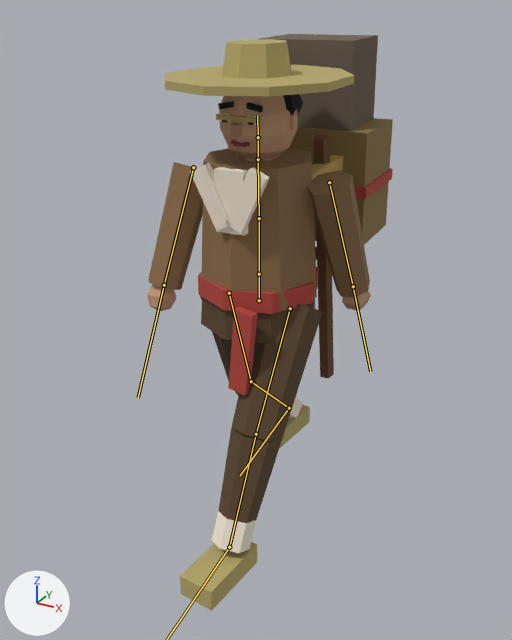
The glTF model unity/Assets/Resources/Models/Npc/npc_N110a.glb as it was, and as the next commit left it.
Camera for both pictures: a 50 mm lens placed at (1.12, -2.06, 1.9), pointed at (-0.02, 0.01, 0.87). The axes (+X, +Y, +Z) are drawn at lower left. The lights are the same throughout. The picture after the commit comes second. Both versions are drawn at frame 15 of the action 'Walk'; the numbers are the values there. The bones that change, and the others that lie on the model, are drawn over the model as lines.

The first picture shows 'npc_N110a_part0', 'npc_N110a_part1', 'npc_N110a_part11', 'npc_N110a_part12', 'npc_N110a_part13', 'npc_N110a_part14', 'npc_N110a_part15', 'npc_N110a_part2', 'npc_N110a_part3', 'npc_N110a_part4', 'npc_N110a_part5', 'npc_N110a_part6', 'npc_N110a_part7', 'npc_N110a_part8', 'npc_N110a_part9'.
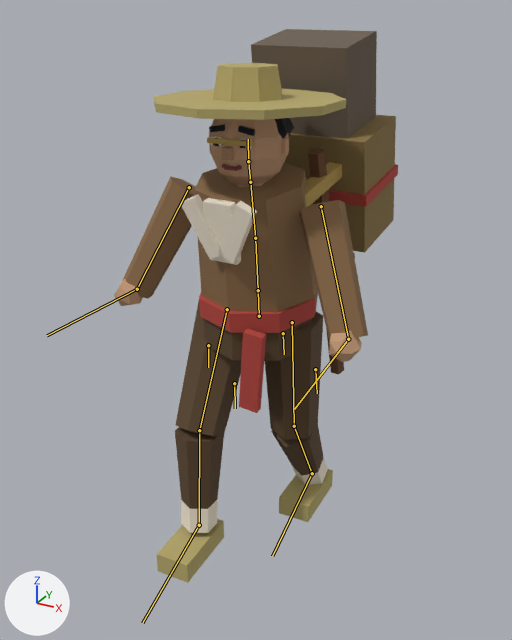
Boxes [x1, y1, x2, y2] around the edits, measured in the pictures (512 x 640 px):
'npc_N110a_part4', posed (11% wider, 9% taller)
    before: [148, 147, 370, 311]
    after: [122, 162, 368, 341]
'npc_N110a_part0', posed (21% wider, 8% shorter)
    before: [200, 296, 323, 523]
    after: [175, 301, 324, 509]
'npc_N110a_part11', posed
    before: [165, 39, 354, 97]
    after: [154, 63, 346, 120]
'npc_N110a_part15', posed (7% wider, 13% taller)
    before: [260, 34, 378, 131]
    after: [251, 29, 377, 139]
'npc_N110a_part1', posed (32% wider, 10% shorter)
    before: [190, 113, 302, 553]
    after: [180, 136, 328, 533]
'npc_N110a_part3', posed (10% taller)
    before: [198, 168, 393, 395]
    after: [199, 164, 398, 413]
'npc_N110a_part5', posed (10% wider, 12% taller)
    before: [147, 95, 371, 311]
    after: [114, 119, 361, 362]
'npc_N110a_part14', posed (8% wider, 9% taller)
    before: [290, 118, 393, 245]
    after: [285, 115, 396, 253]
'npc_N110a_part2', posed (35% wider, 44% shorter)
    before: [180, 405, 310, 611]
    after: [157, 469, 333, 583]
'npc_N110a_part13', posed
    before: [314, 134, 334, 378]
    after: [308, 147, 355, 375]
'npc_N110a_part12', posed (6% wider)
    before: [216, 114, 343, 180]
    after: [207, 137, 342, 207]
'npc_N110a_part7', posed
    before: [218, 94, 303, 115]
    after: [209, 118, 294, 138]
'npc_N110a_part8', posed (8% narrower, 7% taller)
    before: [230, 123, 242, 137]
    after: [222, 146, 233, 161]
'npc_N110a_part6', posed
    before: [222, 117, 254, 125]
    after: [213, 138, 246, 148]
bone 'Hips', root to tip
    before: (259, 300) to (259, 274)
    after: (259, 316) to (258, 290)
bone 'Spine', root to tip
    before: (259, 274) to (259, 218)
    after: (258, 290) to (255, 238)
bone 'Chest', root to tip
    before: (259, 218) to (258, 159)
    after: (255, 238) to (250, 182)
bone 'Head', root to tip
    before: (258, 137) to (257, 115)
    after: (248, 161) to (248, 139)
bone 'UpperArm.L', root to tip
    before: (329, 182) to (353, 286)
    after: (321, 206) to (348, 339)
bone 'Hand.L', root to tip
    before: (353, 286) to (370, 371)
    after: (348, 339) to (294, 409)
bone 'UpperArm.R', root to tip
    before: (193, 167) to (164, 285)
    after: (189, 187) to (137, 289)
bone 'Hand.R', root to tip
    before: (164, 285) to (138, 397)
    after: (137, 289) to (47, 335)
bone 'UpperLeg.L', root to tip
    before: (290, 308) to (256, 434)
    after: (292, 322) to (294, 426)
bone 'LowerLeg.L', root to tip
    before: (256, 434) to (229, 547)
    after: (294, 426) to (312, 473)
bone 'UpperLeg.R', root to tip
    before: (229, 293) to (251, 381)
    after: (227, 309) to (199, 430)
bone 'LowerLeg.R', root to tip
    before: (251, 381) to (289, 408)
    after: (199, 430) to (199, 525)
bone 'Foot.R', root to tip
    before: (289, 408) to (240, 475)
    after: (199, 525) to (142, 623)

The change in detail:
Bone 'Hips' (bone_hips) moves from (0.0, 0.0, 0.0) to (0.0, -0.059, 0.0).
Bone 'Hips' (bone_hips) turns from (0, -5, 0) to (4, 2, 0) degrees about its own x, y and z.
Bone 'Spine' (bone_spine) turns from (0, 0, 0) to (2, -1, 0) degrees about its own x, y and z.
Bone 'Chest' (bone_chest) turns from (2, 7, 0) to (4, -2, 0) degrees about its own x, y and z.
Bone 'Head' (bone_head) turns from (0, -3, 0) to (-10, 3, 0) degrees about its own x, y and z.
Bone 'UpperArm.L' (bone_upperarm_l) turns from (18, 2, 2) to (-22, -3, -20) degrees about its own x, y and z.
Bone 'Hand.L' (bone_hand_l) turns from (0, 0, 0) to (-69, -9, -2) degrees about its own x, y and z.
Bone 'UpperArm.R' (bone_upperarm_r) turns from (-22, 3, 2) to (-22, 3, 20) degrees about its own x, y and z.
Bone 'Hand.R' (bone_hand_r) turns from (0, 0, 0) to (-69, 9, 2) degrees about its own x, y and z.
Bone 'UpperLeg.L' (bone_upperleg_l) turns from (-28, 0, 0) to (1, 0, 0) degrees about its own x, y and z.
Bone 'LowerLeg.L' (bone_lowerleg_l) turns from (4, 0, 0) to (25, 0, 0) degrees about its own x, y and z.
Bone 'Foot.L' (bone_foot_l) turns from (24, 0, 0) to (-31, 0, 0) degrees about its own x, y and z.
Bone 'UpperLeg.R' (bone_upperleg_r) turns from (18, 0, 0) to (-33, 0, 0) degrees about its own x, y and z.
Bone 'LowerLeg.R' (bone_lowerleg_r) turns from (30, 0, 0) to (25, 0, 0) degrees about its own x, y and z.
Bone 'Foot.R' (bone_foot_r) turns from (-48, 0, 0) to (4, 0, 0) degrees about its own x, y and z.
